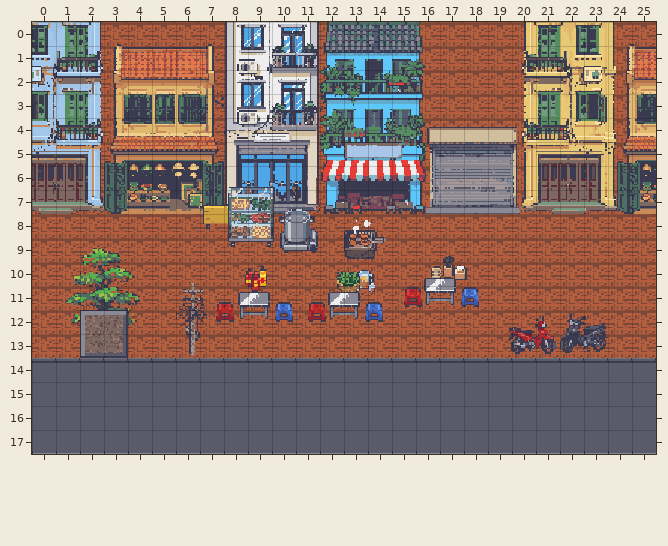
Level history. Tiled map (JSON): assets/game/maps/quan-an.tmj. Above: the version before the commit.
Cells are 16x16 px. Shown: x 0..25, y 0..17.
New version:
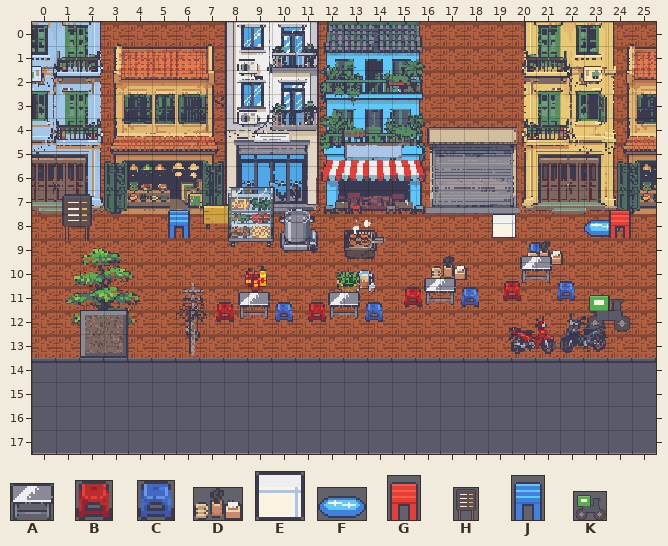
Key: from "props": A 9 "ban-inox", B 10 "ghe-do", C 11 "ghe-xanh", D 13 "bat-dua", E 22 "thung-xop", F 23 "chau-rua", G 24 "ghe-chong", H 25 "bang-gia", J 26 "ghe-chong-xanh", K 27 "xe-giao-hang".
Objects are placed by their top-left corner, in cells (3,4 is the top-left corner of cell 3,4); size is 1x1 cell unless given.
What changed:
Layer "objects":
A new object: E "Ice box" at 19.2,8.
A new object: F "Washing-up bowl" at 23,8 size 1.5x1.
A new object: G "Stacked stools" at 24,7.6 size 1x1.4.
A new object: J "Stacked stools" at 5.6,7.6 size 1x1.4.
A new object: H "Price board" at 1.1,7.1 size 1.5x2.
A new object: C "Stool" at 20.7,9.2 size 0.8x0.8.
A new object: D "Bowls" at 20.6,9.1 size 1.5x1.
A new object: A "Table" at 20.4,9.8 size 1.3x1.1.
A new object: B "Stool" at 19.6,10.8 size 0.8x0.8.
A new object: C "Stool" at 21.9,10.8 size 0.8x0.8.
A new object: K "Delivery bike" at 23,11.2 size 2x1.8.
Pixel boxes of the changes (left, top, right, bottom) in both pictures:
added: (62, 194, 92, 241)
added: (168, 210, 190, 238)
added: (584, 210, 631, 238)
added: (492, 214, 516, 238)
added: (503, 241, 575, 301)
added: (586, 295, 632, 332)
